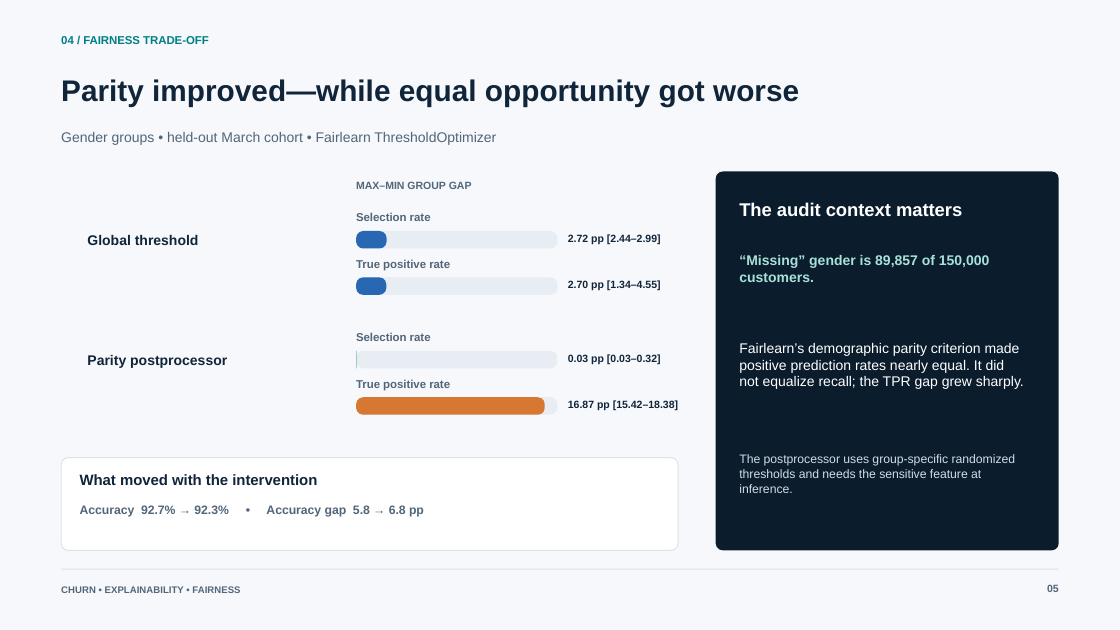
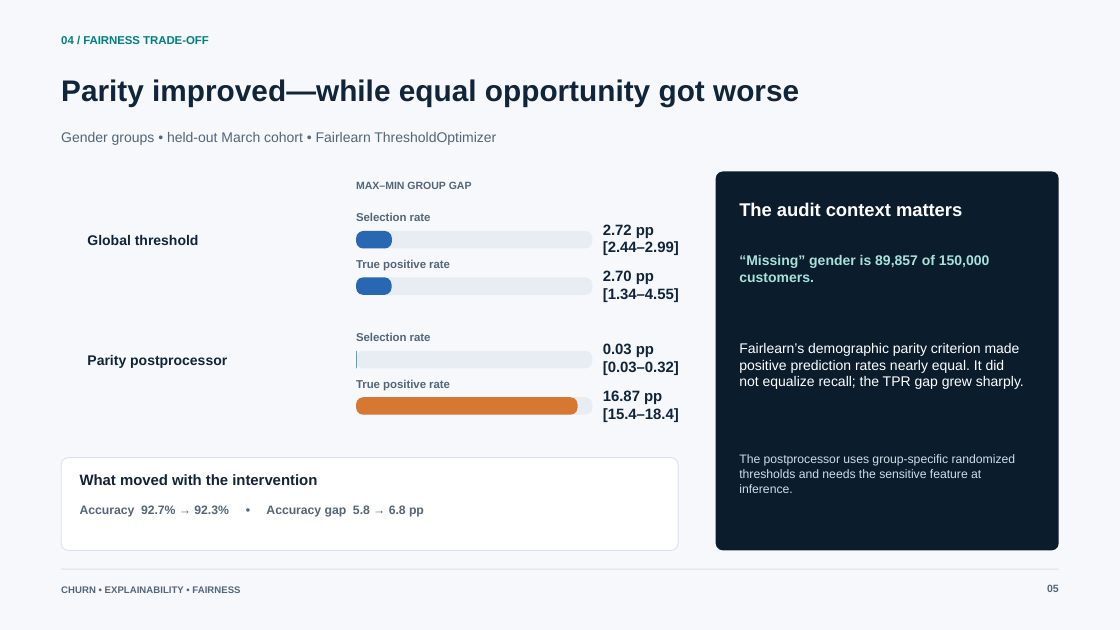
Before and after one commit to Mishti-05/Churn-Prediction-with-Explainability-and-Fairness-Audit, a slide deck: slide 5 of presentations/Churn_Prediction_Explainability_Fairness_KKBox_Interview_Final.pptx. Drawn at 1120x630 pixels with LibreOffice and Linux fonts; fonts in the diff are those of the drawing. Boxes give left, top, right and bottom in pixels: in the first picture for what was removed or moved away, otherwise in the second. Text is boxed around its words. In the diff, an @@ line names an element or a change of style, - is before the commit and + after.

```diff
--- a/presentations/Churn_Prediction_Explainability_Fairness_KKBox_Interview_Final.pptx
+++ b/presentations/Churn_Prediction_Explainability_Fairness_KKBox_Interview_Final.pptx
@@ rounded rectangle: place and size @@
-rounded rectangle at [356, 231, 386, 249]
+rounded rectangle at [356, 231, 392, 249]
@@ rounded rectangle: place and size @@
-rounded rectangle at [356, 231, 558, 249]
+rounded rectangle at [356, 231, 592, 249]
@@ text "2.72 pp [2.44–2.99]": place and size @@
-text "2.72 pp [2.44–2.99]" at [568, 234, 661, 244]
+text "2.72 pp [2.44–2.99]" at [603, 224, 679, 255]
@@ rounded rectangle: place and size @@
-rounded rectangle at [356, 277, 386, 295]
+rounded rectangle at [356, 277, 392, 295]
@@ rounded rectangle: place and size @@
-rounded rectangle at [356, 277, 558, 295]
+rounded rectangle at [356, 277, 592, 295]
@@ text "2.70 pp [1.34–4.55]": place and size @@
-text "2.70 pp [1.34–4.55]" at [568, 280, 661, 290]
+text "2.70 pp [1.34–4.55]" at [603, 270, 679, 302]
@@ rounded rectangle: place and size @@
-rounded rectangle at [356, 351, 558, 369]
+rounded rectangle at [356, 351, 592, 369]
@@ size 9 to 12.8 pt in 3 elements at [603, 224, 679, 255], [603, 270, 679, 302], [603, 343, 679, 375] @@
@@ text "0.03 pp [0.03–0.32]": place and size @@
-text "0.03 pp [0.03–0.32]" at [568, 354, 661, 364]
+text "0.03 pp [0.03–0.32]" at [603, 343, 679, 375]
@@ rounded rectangle: place and size @@
-rounded rectangle at [356, 397, 545, 415]
+rounded rectangle at [356, 397, 578, 415]
@@ rounded rectangle: place and size @@
-rounded rectangle at [356, 397, 558, 415]
+rounded rectangle at [356, 397, 592, 415]
@@ text at [603, 390, 679, 422]: text changed; size 9 to 12.8 pt @@
-16.87 pp [15.42–18.38]
+16.87 pp [15.4–18.4]
```
Also in this commit, not shown: 1 other slide changed.
